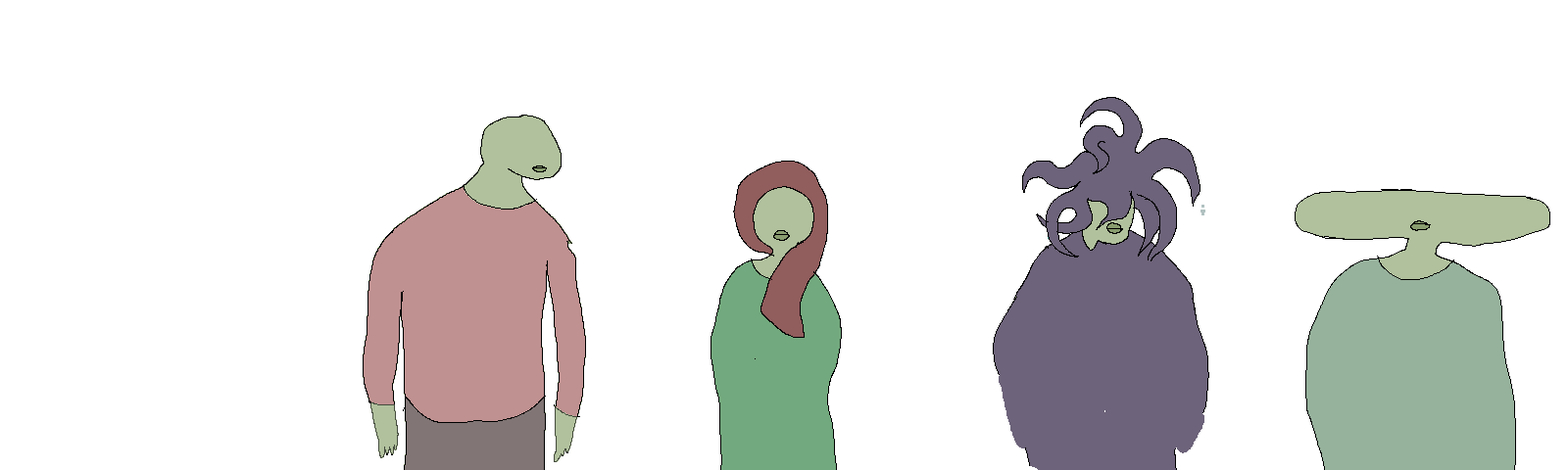
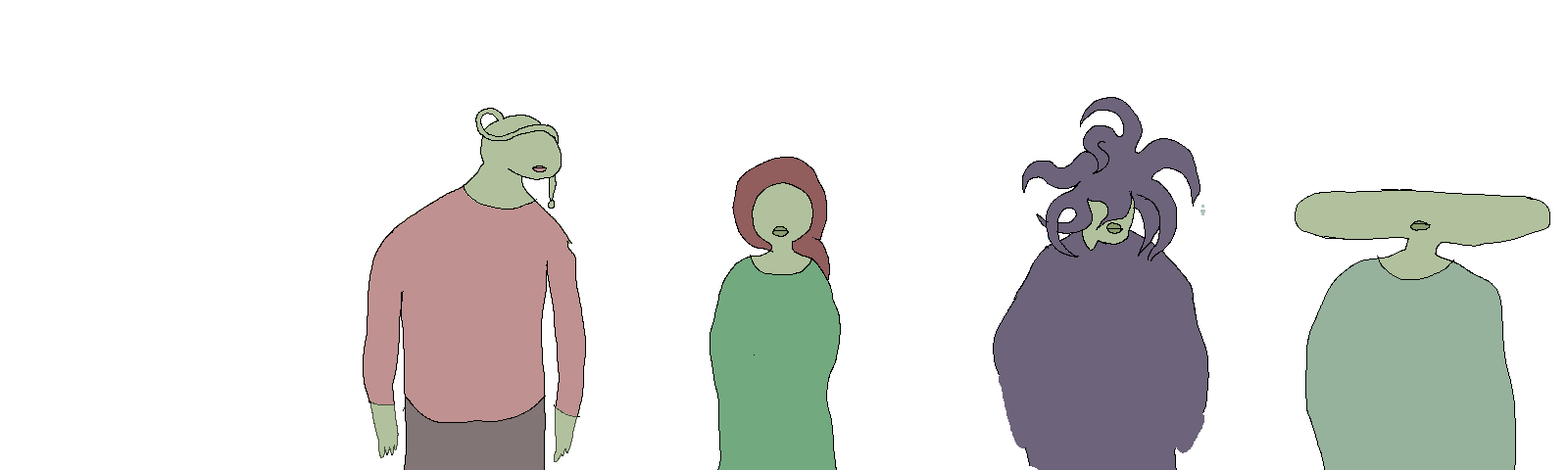
Layers edited between the first and the second (1568, 470) image:
painted on "Calque 1" over [475, 107, 1106, 470]
